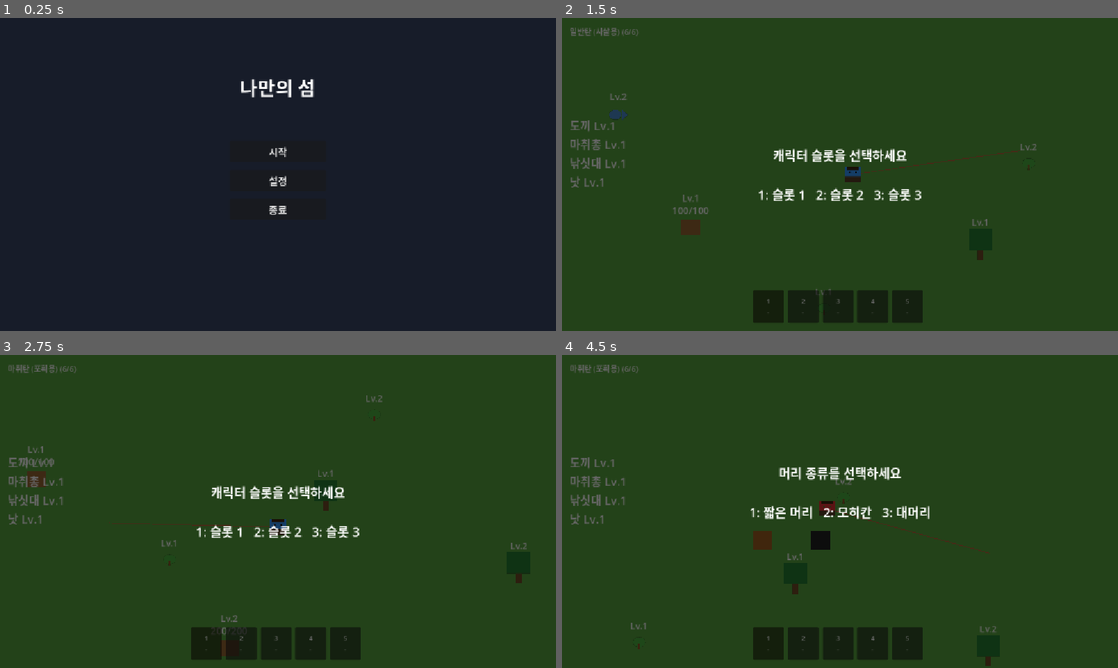
Above: before the commit, frames 1-4 (two rows, left to right).
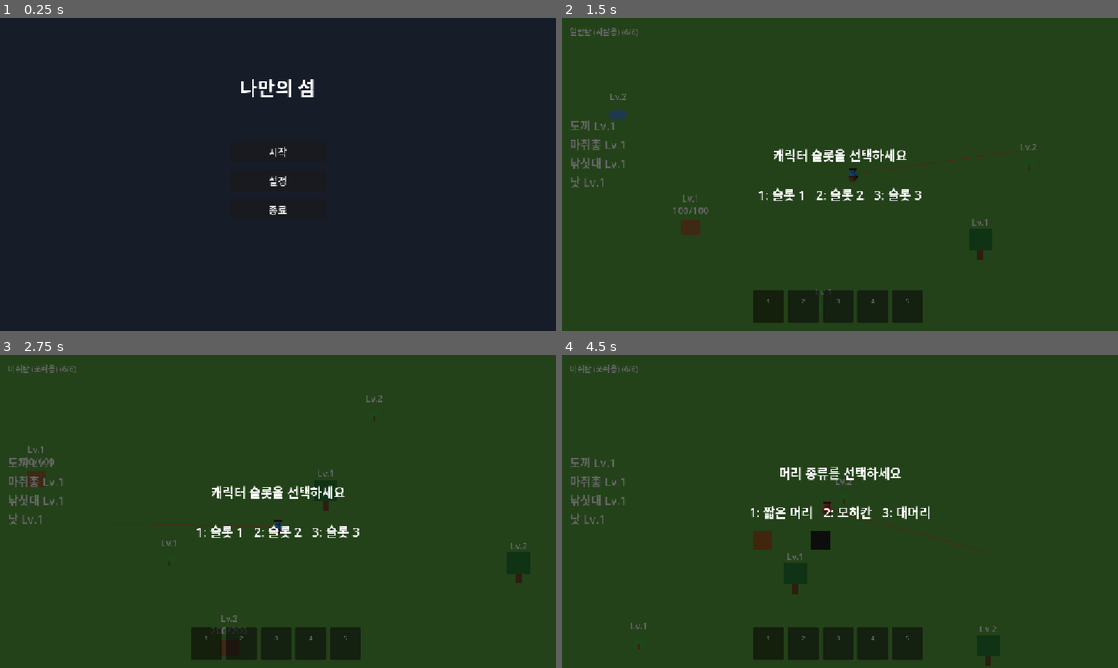
Above: after the commit, the same moments.

Repository: kimtuna/test_game
Game: Godot game, scene res://scenes/MainMenu.tscn
Two runs of this game, one before a commit and one after it. Both use one fixed random seed, a clock stepped at 60 frames per second and the inputs below.
Inputs (mouse positions are in pixels of both pictures, inside the frame that each line leads up to):
- Up to frame 1 (0.25 s): no input
- Up to frame 2 (1.5 s): click "시작" at 0.5 s; tap Enter at 1.25 s; move the mouse to (962, 158) at 1.27 s; hold D (move_right) from 1.28 s (still down); click (962, 158) at 1.35 s
- Up to frame 3 (2.75 s): tap Space at 1.52, 2.27 s; move the mouse to (166, 527) at 2.02 s; release D (move_right) at 2.03 s; hold S (move_down) from 2.03 s (still down); right-click (166, 527) at 2.1 s
- Up to frame 4 (4.5 s): move the mouse to (895, 442) at 2.77 s; release S (move_down) at 2.78 s; hold D (move_right) 2.78-3.53 s; tap 1 at 2.85 s; move the mouse to (812, 574) at 3.52 s; hold W (move_up) 3.53-4.28 s; tap 2 at 3.6 s; click (812, 574) at 3.67 s; tap Space at 3.77 s; move the mouse to (1006, 558) at 4.27 s; hold A (move_left) from 4.28 s (still down); tap 3 at 4.35 s

The runs differ from the first frame. In frame 1, 0.3% of the frame differs, in the area x 43-57%, y 19-63%; in frame 2, 0.9%, in the area x 1-86%, y 3-95%; in frame 3, 0.8%; in frame 4, 0.8%.

Commit message:
feat: 플레이어 첫 실제 도트 스프라이트 적용 (inbox #8 5번)
tools/sprite_gen.py로 만든 10장의 player_body_base 후보 중 시각 비교로
선정한 #08(status.md #64)의 머리/몸통 타원 비례를 player.gd에 그대로
옮겨, 32x32 전체를 채우던 단색 사각형 대신 실제 도트 실루엣(머리+몸통
타원, 좌상단 45도 광원 3톤 하드 엣지 음영)을 그리도록 바꿨다.
assets/ART_STYLE.md의 3톤 공식(_three_tone)과 하드 엣지 규칙
(_shade_for_position)을 GDScript로 이식해, 런타임에 스킨/눈색/머리종류
커스터마이징이 여전히 실시간으로 반영된다.

캔버스 모서리가 실루엣 밖(투명)이 되면서 (0,0)/(0,31) 코너 픽셀을
검사하던 outfit_headless_test.gd/customization_headless_test.gd를
실루엣 영역 안에서 기대색을 찾는 방식으로 재작성했다. 채택 실루엣은
assets/sprites/player/body_base.png로 보관.

Co-Authored-By: Claude Sonnet 5 <noreply@anthropic.com>

Diff:
--- a/project.godot
+++ b/project.godot
@@ -64,3 +64,4 @@
 
 renderer/rendering_method="gl_compatibility"
 renderer/rendering_method.mobile="gl_compatibility"
+textures/canvas_textures/default_texture_filter=0
--- a/scripts/player.gd
+++ b/scripts/player.gd
@@ -91,14 +91,27 @@
 var eye_color: Color = DEFAULT_EYE_COLOR
 var hair_type: String = DEFAULT_HAIR_TYPE
 
+# inbox.md #8 5번: 첫 실제 도트 스프라이트 적용. tools/sprite_gen.py로 10장의
+# "player_body_base" 후보를 생성해 비교 그리드를 시각적으로 확인하고
+# 선정한 #08(시드 style_v1, status.md #64)의 비례를 그대로 이 상수 세 개로
+# 옮겨왔다 — head_ratio=0.372(머리를 크게 그려 식별하기 쉬움),
+# body_width_ratio=0.637, body_top_ratio=0.302. 아래 그리기 함수들은 이
+# 비례로 정한 머리/몸통 타원 실루엣 기준으로 좌표를 잡는다(전체를 채우던
+# 단색 사각형과 달리, 캔버스 모서리는 이제 투명하다).
+const HEAD_RATIO := 0.372
+const BODY_WIDTH_RATIO := 0.637
+const BODY_TOP_RATIO := 0.302
+const HEAD_CENTER_Y_RATIO := 0.24
+const OUTFIT_START_Y := 20
+
 const HAIR_STYLES: Dictionary = {
-	"short": {"color": Color(0.25, 0.15, 0.05), "x_range": [4, 28]},
-	"mohawk": {"color": Color(0.05, 0.05, 0.05), "x_range": [13, 19]},
+	"short": {"color": Color(0.25, 0.15, 0.05), "x_range": [8, 24]},
+	"mohawk": {"color": Color(0.05, 0.05, 0.05), "x_range": [14, 18]},
 }
-const HAIR_ROWS := [0, 6]
-const EYE_ROWS := [10, 13]
-const EYE_LEFT_X := [8, 11]
-const EYE_RIGHT_X := [21, 24]
+const HAIR_ROWS := [2, 6]
+const EYE_ROWS := [9, 11]
+const EYE_LEFT_X := [12, 14]
+const EYE_RIGHT_X := [18, 20]
 
 @onready var sprite: Sprite2D = $Sprite2D
 @onready var camera: Camera2D = $Camera2D
@@ -119,23 +132,95 @@
 	ammo_label.visible = is_multiplayer_authority()
 	_update_ammo_label()
 
-# design.md의 "캐릭터 외형을 커스터마이징할 수 있다"의 첫 조각. 아직 별도
-# 아트 리소스가 없어(범위 밖) 지금까지 절차적 단색 텍스처를 써온 패턴을
-# 그대로 유지하되, 색/모양을 외부(커스터마이징 UI)에서 바꿀 수 있도록 만든
-# 것이 이번 조각에서 새로 생긴 부분이다. 그리는 순서(피부 전체 채우기 ->
-# 머리 -> 눈 -> 하의)가 레이어 순서를 겸한다 — 뒤에 그리는 것이 앞의 것을
-# 덮어쓴다. 머리(x 4~27 또는 13~18)와 눈(x 8~10, 21~23)은 모두 (0,0)/(0,31)
-# 픽셀을 침범하지 않게 x 범위를 잡아, 기존 outfit_headless_test가 검사하던
-# "상의 대 하의" 코너 픽셀 구분이 그대로 유지된다.
+# design.md의 "캐릭터 외형을 커스터마이징할 수 있다"의 첫 조각을 실제 도트
+# 실루엣으로 교체한 버전(inbox.md #8 5번). 이전에는 32x32 전체를 skin_color로
+# 채운 뒤 아래쪽만 OUTFIT_COLOR로 덮는 "단색 사각형"이었다 — assets/ART_STYLE.md
+# 규칙(하드 엣지 3톤 명암, 좌상단 45도 광원)을 지키는 실제 실루엣이 아니었다.
+# 이제 tools/sprite_gen.py로 선정한 머리/몸통 타원 비례(HEAD_RATIO 등)로
+# 사람 형태 실루엣을 그리고, 그 위에 3톤(그림자/기본/밝은색) 하드 엣지 음영을
+# 입힌다 — _three_tone()/_shade_for_position()이 ART_STYLE.md의 공식(그림자
+# V-20%/S+5%, 밝은색 V+15%)을 GDScript로 그대로 구현한 것으로,
+# tools/sprite_gen.py의 동명 함수와 동일한 계산이다(파이썬 쪽은 후보 생성
+# 전용이라 런타임 커스터마이징에는 쓸 수 없어 GDScript에도 같은 공식을 옮겨야
+# 했다). 캔버스 모서리는 실루엣 밖이라 이제 투명하다 — outfit_headless_test/
+# customization_headless_test가 더 이상 (0,0)/(0,31) 코너 픽셀을 검사하지
+# 않는 이유다(테스트도 이번 세션에서 실루엣 내부 영역을 검사하도록 갱신).
 func _apply_appearance() -> void:
 	var image := Image.create(32, 32, false, Image.FORMAT_RGBA8)
-	image.fill(skin_color)
+	image.fill(Color(0, 0, 0, 0))
+
+	var skin_tones := _three_tone(skin_color)
+	var outfit_tones := _three_tone(OUTFIT_COLOR)
+
+	var head_r := 32.0 * HEAD_RATIO / 2.0
+	var head_cx := 16.0
+	var head_cy := 32.0 * HEAD_CENTER_Y_RATIO
+	var head_x0 := roundi(head_cx - head_r)
+	var head_x1 := roundi(head_cx + head_r)
+	var head_y0 := roundi(head_cy - head_r)
+	var head_y1 := roundi(head_cy + head_r)
+	_draw_shaded_ellipse(image, head_x0, head_y0, head_x1, head_y1, skin_tones)
+
+	var body_w := 32.0 * BODY_WIDTH_RATIO
+	var body_x0 := roundi((32.0 - body_w) / 2.0)
+	var body_x1 := roundi((32.0 + body_w) / 2.0)
+	var body_y0 := roundi(32.0 * BODY_TOP_RATIO)
+	var body_y1 := 32
+	_draw_shaded_ellipse(image, body_x0, body_y0, body_x1, body_y1, skin_tones)
+	# 하의(기본 코디)는 몸통 타원의 아래쪽(OUTFIT_START_Y 이하)만 덮어써서
+	# 실루엣은 그대로 두고 색만 바꾼다 — 별도 타원을 새로 그리면 몸통과 다른
+	# 윤곽이 생겨 실루엣이 어긋난다.
+	_draw_shaded_ellipse(image, body_x0, body_y0, body_x1, body_y1, outfit_tones, OUTFIT_START_Y)
+
 	_draw_hair(image)
 	_draw_eyes(image)
-	for x in range(32):
-		for y in range(20, 32):
-			image.set_pixel(x, y, OUTFIT_COLOR)
 	sprite.texture = ImageTexture.create_from_image(image)
+
+# assets/ART_STYLE.md 3톤 공식(HSV 기준): 그림자 = 명도-20%/채도+5%,
+# 밝은색 = 명도+15%. tools/sprite_gen.py의 three_tone()과 동일한 계산이다.
+func _three_tone(base: Color) -> Dictionary:
+	var shadow := Color.from_hsv(
+		base.h, clampf(base.s + 0.05, 0.0, 1.0), clampf(base.v - 0.20, 0.0, 1.0)
+	)
+	var highlight := Color.from_hsv(base.h, base.s, clampf(base.v + 0.15, 0.0, 1.0))
+	return {"shadow": shadow, "base": base, "highlight": highlight}
+
+# 좌상단 45도 광원 기준 하드 엣지 3톤 분류(dx/dy: bbox 내부 0~1 상대 좌표).
+# tools/sprite_gen.py의 _shade_for_position()과 동일한 공식 — 그라디언트
+# 대신 계단식 경계로만 명암을 나눠 ART_STYLE.md의 "안티앨리어싱 금지" 규칙을
+# 지킨다.
+func _shade_for_position(dx: float, dy: float) -> String:
+	var metric := ((1.0 - dx) + dy) / 2.0
+	if metric > 0.62:
+		return "highlight"
+	if metric < 0.38:
+		return "shadow"
+	return "base"
+
+# bbox(x0,y0,x1,y1) 안에 내접하는 타원을 3톤 하드 엣지로 채운다. min_row을
+# 주면 그 행 위쪽은 건너뛰어(투명 유지) 같은 bbox 안에서 아래쪽 일부만 다른
+# 색으로 덮어쓸 수 있다(하의를 몸통 타원의 아래쪽에만 입히는 용도).
+func _draw_shaded_ellipse(
+	image: Image, x0: int, y0: int, x1: int, y1: int, tones: Dictionary, min_row: int = -1
+) -> void:
+	var w := maxi(1, x1 - x0)
+	var h := maxi(1, y1 - y0)
+	var cx := (x0 + x1) / 2.0
+	var cy := (y0 + y1) / 2.0
+	var rx := w / 2.0
+	var ry := h / 2.0
+	for y in range(y0, y1):
+		if min_row >= 0 and y < min_row:
+			continue
+		for x in range(x0, x1):
+			var nx := (x + 0.5 - cx) / rx
+			var ny := (y + 0.5 - cy) / ry
+			if nx * nx + ny * ny > 1.0:
+				continue
+			var dx := float(x - x0) / w
+			var dy := float(y - y0) / h
+			var tone_key := _shade_for_position(dx, dy)
+			image.set_pixel(x, y, tones[tone_key])
 
 func _draw_hair(image: Image) -> void:
 	if not HAIR_STYLES.has(hair_type):
--- a/tests/customization_headless_test.gd
+++ b/tests/customization_headless_test.gd
@@ -94,21 +94,38 @@
 		push_error("FAIL: player.hair_type이 선택한 머리종류로 갱신되지 않음 (실제: %s)" % player.hair_type)
 		ok = false
 
-	# FORMAT_RGBA8 텍스처는 채널당 8비트(1/255 단위)로 양자화되므로 완전
-	# 일치 대신 근사 비교(허용오차 1/255보다 넉넉한 0.01)를 쓴다.
+	# inbox.md #8 5번(status.md #65): player.gd가 단색 사각형 대신 머리/몸통
+	# 타원 실루엣 + 3톤 하드 엣지 음영을 그리도록 바뀌어, 고정 좌표 (0,0)이
+	# 더 이상 항상 순수 피부색이라는 보장이 없다(실루엣 밖일 수도, 밝은색/
+	# 그림자 톤일 수도 있음). 실루엣이 차지하는 캔버스 전체 영역에서 기대한
+	# 순수 피부색이 어딘가 나타나는지 찾는 방식으로 검증한다. FORMAT_RGBA8
+	# 텍스처는 채널당 8비트(1/255 단위)로 양자화되므로 완전 일치 대신 근사
+	# 비교(허용오차 1/255보다 넉넉한 0.01)를 쓴다.
 	var image: Image = player.sprite.texture.get_image()
-	var skin_pixel: Color = image.get_pixel(0, 0)
-	var skin_close := (
-		absf(skin_pixel.r - expected_skin.r) < 0.01
-		and absf(skin_pixel.g - expected_skin.g) < 0.01
-		and absf(skin_pixel.b - expected_skin.b) < 0.01
-	)
-	if not skin_close:
-		push_error("FAIL: 플레이어 스프라이트 (0,0) 픽셀이 선택한 피부색이 아님 (실제: %s)" % [skin_pixel])
+
+	var skin_found := false
+	for y in range(32):
+		for x in range(32):
+			var p := image.get_pixel(x, y)
+			if p.a < 0.5:
+				continue
+			if (
+				absf(p.r - expected_skin.r) < 0.01
+				and absf(p.g - expected_skin.g) < 0.01
+				and absf(p.b - expected_skin.b) < 0.01
+			):
+				skin_found = true
+				break
+		if skin_found:
+			break
+	if not skin_found:
+		push_error("FAIL: 플레이어 스프라이트 어디에도 선택한 피부색이 보이지 않음")
 		ok = false
 
-	# 눈은 EYE_LEFT_X=[8,11), EYE_ROWS=[10,13) 범위에 그려진다(player.gd 참고).
-	var eye_pixel: Color = image.get_pixel(9, 11)
+	# 눈은 EYE_LEFT_X=[12,14)/EYE_RIGHT_X=[18,20), EYE_ROWS=[9,11) 범위에
+	# 그려진다(player.gd 참고). 눈은 음영 없이 단일 색으로 칠하므로 좌표
+	# 하나만 확인해도 충분하다.
+	var eye_pixel: Color = image.get_pixel(12, 9)
 	var eye_close := (
 		absf(eye_pixel.r - expected_eye.r) < 0.01
 		and absf(eye_pixel.g - expected_eye.g) < 0.01
--- a/tests/outfit_headless_test.gd
+++ b/tests/outfit_headless_test.gd
@@ -5,6 +5,30 @@
 # design.md "기본 코디(의상) 제공"을 시각적으로 구현한 조각(status.md #46) —
 # 커스터마이징을 전혀 하지 않은 기본 상태에서도 상의(커스터마이징 색)와
 # 하의(고정된 기본 복장 색)가 서로 다른 색으로 그려지는지 확인한다.
+#
+# inbox.md #8 5번(status.md #65): player.gd가 32x32 전체를 채우던 단색
+# 사각형 대신 머리/몸통 타원 실루엣 + 3톤 하드 엣지 음영을 그리도록 바뀌어,
+# 더 이상 (0,0)/(0,31) 같은 고정 코너 픽셀이 항상 몸 색/코디 색인 것이
+# 보장되지 않는다(실루엣 밖은 투명, 실루엣 안이라도 highlight/shadow
+# 톤이면 정확히 같은 색이 아니다). 대신 "실루엣 안 어딘가에 기대한 기본
+# 톤(3톤 중 그라데이션 없는 순수 base)이 실제로 칠해져 있는가"를 넓은
+# 영역에서 찾는 방식으로 검증한다 — 정확한 픽셀 좌표를 손으로 계산해
+# 하드코딩하는 것보다 실루엣 비례(player.HEAD_RATIO 등)가 조금 바뀌어도
+# 깨지지 않는다.
+
+func _find_pixel(image: Image, x0: int, y0: int, x1: int, y1: int, expected: Color) -> bool:
+	for y in range(y0, y1):
+		for x in range(x0, x1):
+			var p := image.get_pixel(x, y)
+			if p.a < 0.5:
+				continue
+			if (
+				absf(p.r - expected.r) < 0.01
+				and absf(p.g - expected.g) < 0.01
+				and absf(p.b - expected.b) < 0.01
+			):
+				return true
+	return false
 
 func _initialize() -> void:
 	var main: Node2D = load("res://scenes/Main.tscn").instantiate()
@@ -15,45 +39,24 @@
 	var ok := true
 
 	var image: Image = player.sprite.texture.get_image()
-	var top_pixel: Color = image.get_pixel(0, 0)
-	var bottom_pixel: Color = image.get_pixel(0, 31)
-
+	# 몸통(상의 부분) 전체 영역에서 기본 피부색이 어딘가 나타나는지, 몸통
+	# 아래쪽(하의 영역, OUTFIT_START_Y 이후)에서 기본 코디색이 나타나는지 확인.
 	var expected_top: Color = player.DEFAULT_SKIN_COLOR
 	var expected_bottom: Color = player.OUTFIT_COLOR
 
-	var top_close := (
-		absf(top_pixel.r - expected_top.r) < 0.01
-		and absf(top_pixel.g - expected_top.g) < 0.01
-		and absf(top_pixel.b - expected_top.b) < 0.01
-	)
-	if not top_close:
-		push_error("FAIL: 상의(0,0) 픽셀이 기본 몸 색이 아님 (실제: %s)" % [top_pixel])
+	if not _find_pixel(image, 0, 0, 32, player.OUTFIT_START_Y, expected_top):
+		push_error("FAIL: 상의 영역에 기본 몸 색이 보이지 않음")
 		ok = false
 
-	var bottom_close := (
-		absf(bottom_pixel.r - expected_bottom.r) < 0.01
-		and absf(bottom_pixel.g - expected_bottom.g) < 0.01
-		and absf(bottom_pixel.b - expected_bottom.b) < 0.01
-	)
-	if not bottom_close:
-		push_error("FAIL: 하의(0,31) 픽셀이 기본 코디 색이 아님 (실제: %s)" % [bottom_pixel])
-		ok = false
-
-	if top_pixel.is_equal_approx(bottom_pixel):
-		push_error("FAIL: 상의와 하의 색이 서로 구분되지 않음")
+	if not _find_pixel(image, 0, player.OUTFIT_START_Y, 32, 32, expected_bottom):
+		push_error("FAIL: 하의 영역에 기본 코디 색이 보이지 않음")
 		ok = false
 
 	# 커스터마이징으로 피부색을 바꿔도(빨강) 하의(기본 코디)는 바뀌지 않아야 한다.
 	player.set_appearance(Color(0.9, 0.2, 0.2), player.eye_color, player.hair_type)
 	var image2: Image = player.sprite.texture.get_image()
-	var bottom_pixel2: Color = image2.get_pixel(0, 31)
-	var bottom_close2 := (
-		absf(bottom_pixel2.r - expected_bottom.r) < 0.01
-		and absf(bottom_pixel2.g - expected_bottom.g) < 0.01
-		and absf(bottom_pixel2.b - expected_bottom.b) < 0.01
-	)
-	if not bottom_close2:
-		push_error("FAIL: 커스터마이징 후에도 기본 코디 색이 유지되어야 하는데 바뀜 (실제: %s)" % [bottom_pixel2])
+	if not _find_pixel(image2, 0, player.OUTFIT_START_Y, 32, 32, expected_bottom):
+		push_error("FAIL: 커스터마이징 후에도 기본 코디 색이 유지되어야 하는데 사라짐")
 		ok = false
 
 	if ok:
Binary file added: assets/sprites/player/body_base.png
